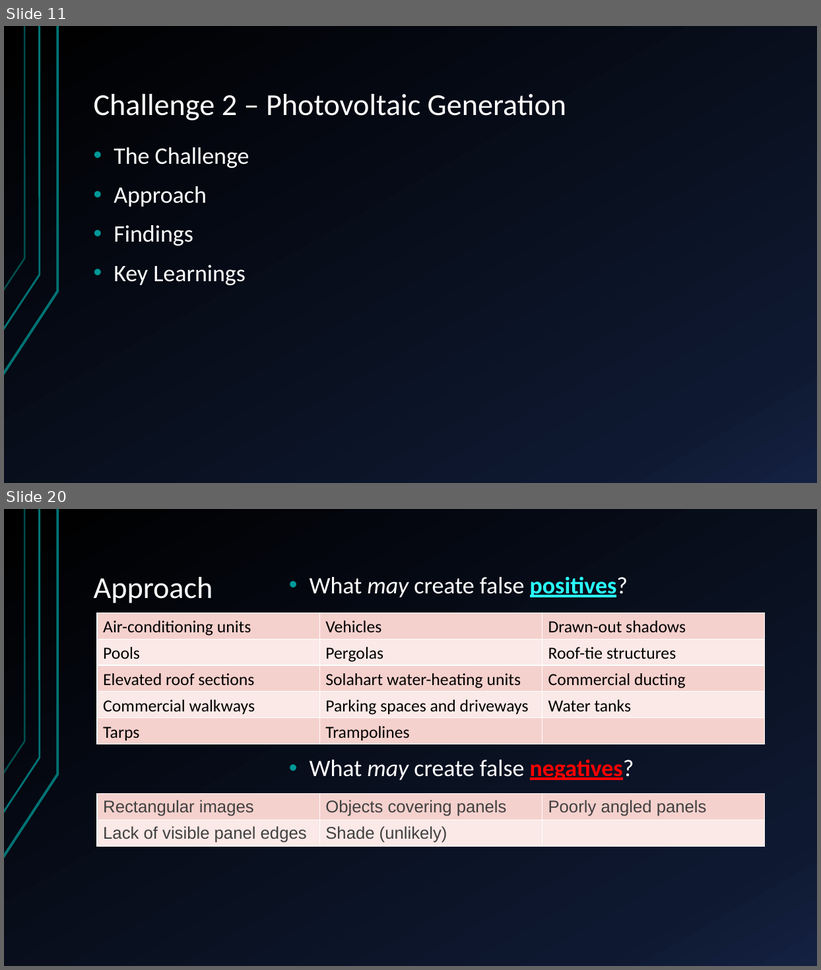
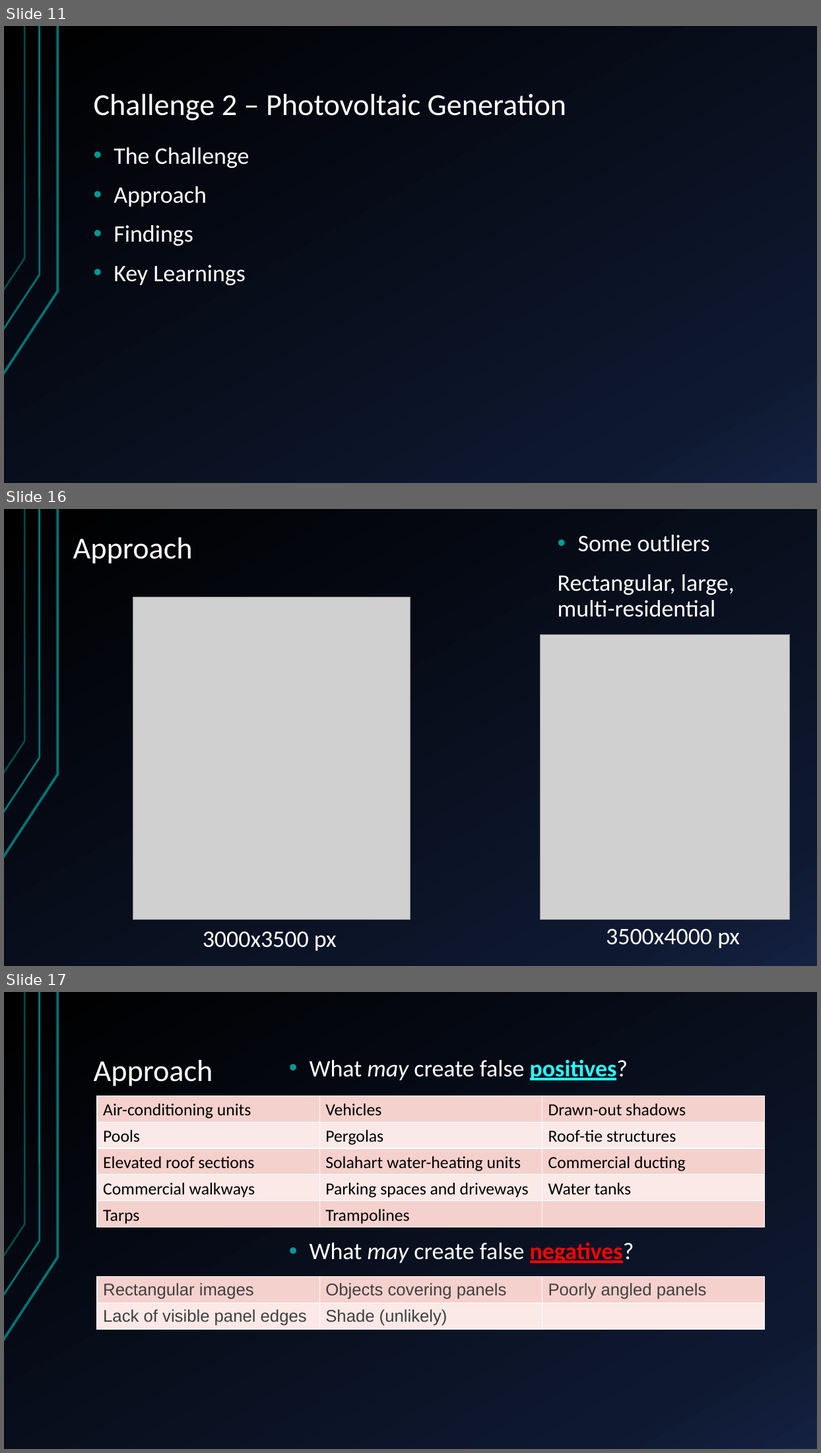
Before and after one commit to sofiary/teamunicornn, a slide deck: Western Power Hack-a-Gig Presentation.pptx. Shown one above the other, each under a label of ours: slides 11 and 20 before the commit, slides 11, 16 and 17 after it; the slides between them are not shown. The pictures are 821x970 and 821x1453 pixels, drawn with LibreOffice and Linux fonts; fonts in the diff are those of the drawing; grey boxes stand for pictures. Boxes give left, top, right and bottom in pixels: in the first picture for what was removed or moved away, otherwise in the second. Text is boxed around its words. In the diff, an @@ line names an element or a change of style, - is before the commit and + after.

```diff
--- a/Western Power Hack-a-Gig Presentation.pptx
+++ b/Western Power Hack-a-Gig Presentation.pptx
@@ slide 16 added at box(4, 509, 817, 966), background gradient #000000 to #0F1931 to #142242; not listed: 3 template elements that a slide beside it also shows @@
@@ title added at box(73, 537, 193, 564), 36 pt, text #FFFFFF @@
+Approach
@@ text added at box(558, 535, 735, 617), 28 pt, text #FFFFFF @@
+• Some outliers
+Rectangular, large, multi-residential
@@ picture added at box(133, 597, 411, 920) @@
@@ picture added at box(540, 634, 790, 920) @@
@@ text added at box(203, 931, 337, 951), 28 pt, text #FFFFFF @@
+3000x3500 px
@@ text added at box(606, 929, 740, 949), 28 pt, text #FFFFFF @@
+3500x4000 px
@@ what was slide 20 is now slide 17 @@
```
Also in this commit, not shown: 7 slides changed, 4 other slides added, 3 slides removed.
